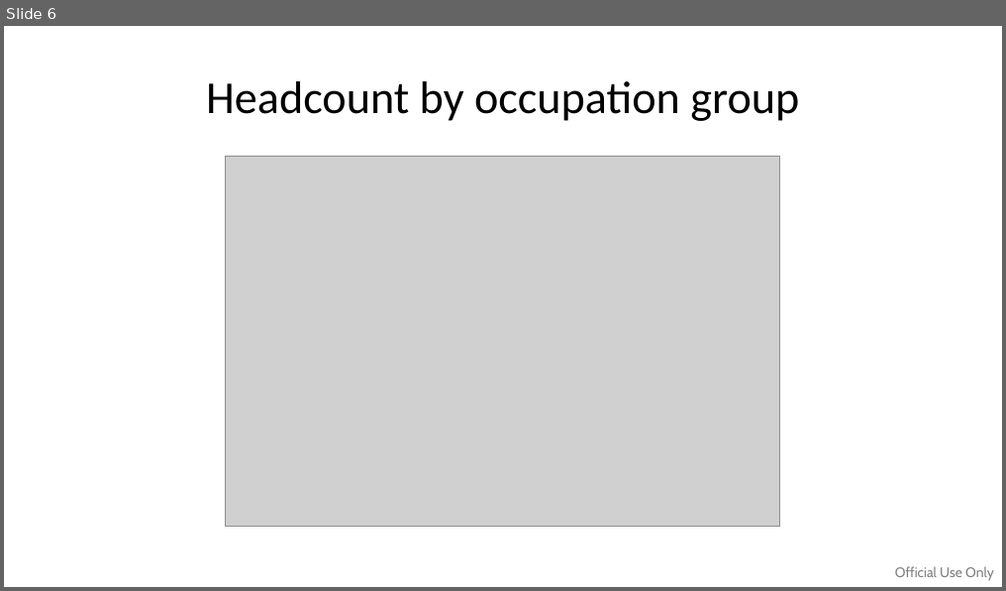
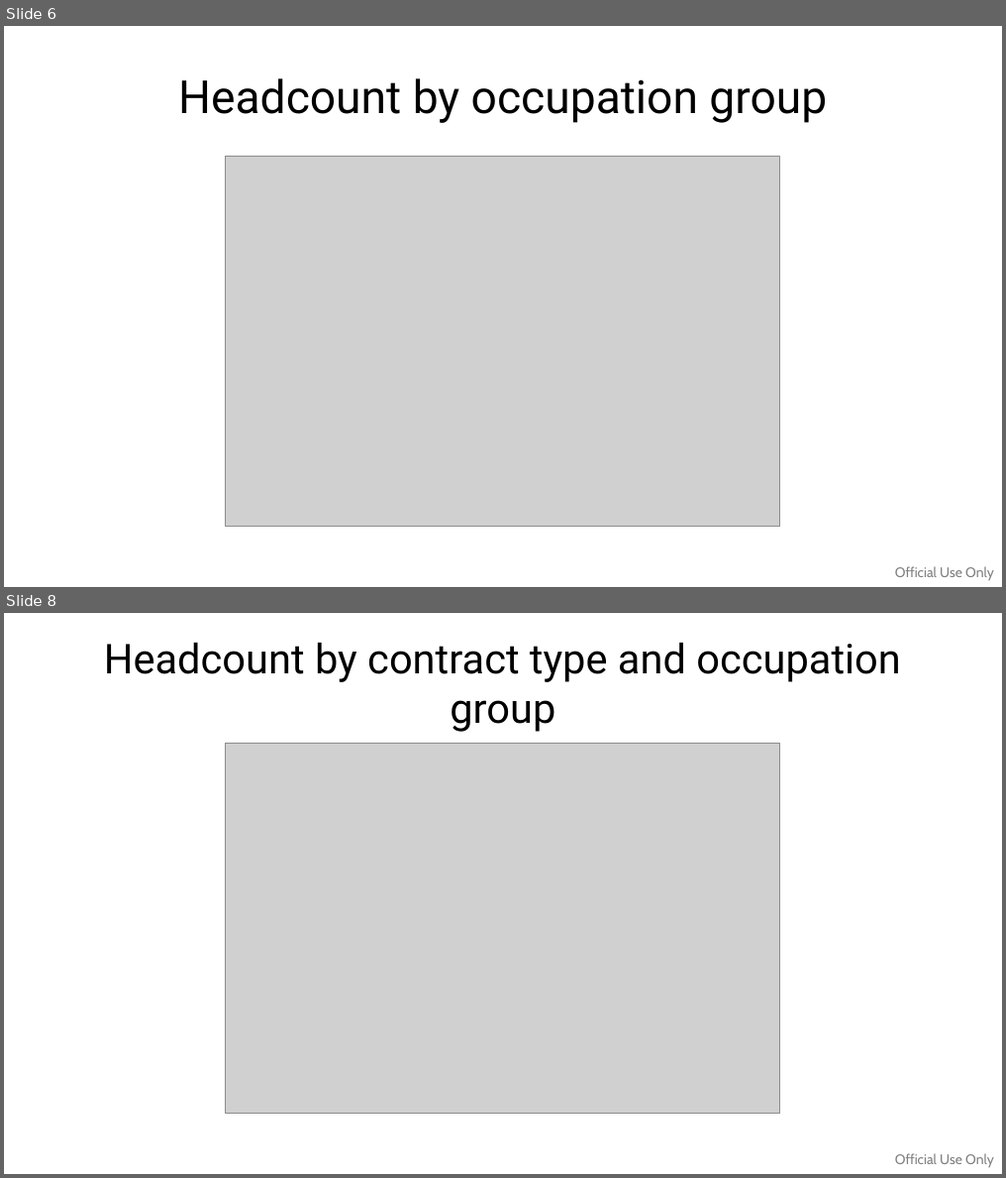
Before and after one commit to WB-PIDA-Data-Science-Shop/govhr-pry, a slide deck: analysis/source/govhr.pptx. Shown one above the other, each under a label of ours: slide 6 before the commit, slides 6 and 8 after it; the slides between them are not shown. The pictures are 1006x591 and 1006x1178 pixels, drawn with LibreOffice and Linux fonts; fonts in the diff are those of the drawing; grey boxes stand for pictures. Boxes give left, top, right and bottom in pixels: in the first picture for what was removed or moved away, otherwise in the second. Text is boxed around its words. In the diff, an @@ line names an element or a change of style, - is before the commit and + after.

```diff
--- a/analysis/source/govhr.pptx
+++ b/analysis/source/govhr.pptx
@@ slide 8 added at (4,613,1002,1174), background #FFFFFF; not listed: 1 template element that a slide beside it also shows @@
@@ title added at (104,642,901,732), 29.7 pt, text #000000 @@
+Headcount by contract type and occupation group
@@ picture added at (226,744,780,1114) @@
@@ slide 6 changed as well @@
@@ title "Headcount by occupation group" at (178,78,827,123): font Calibri to Roboto @@
```
Also in this commit, not shown: 41 other slides changed, 5 other slides added, 1 slide removed, 4 other files.
